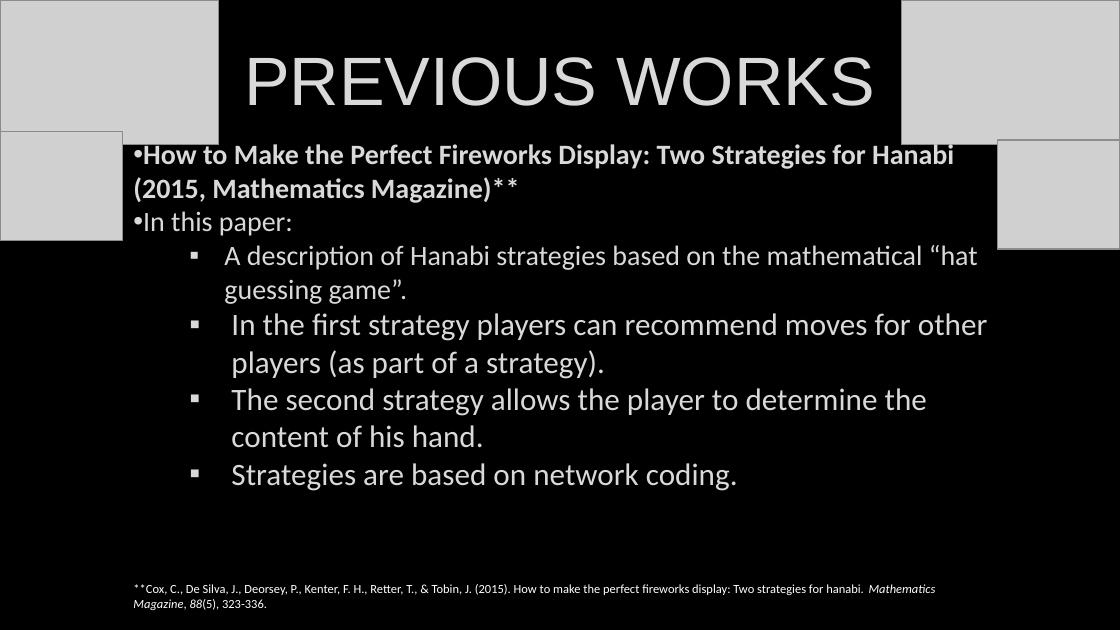
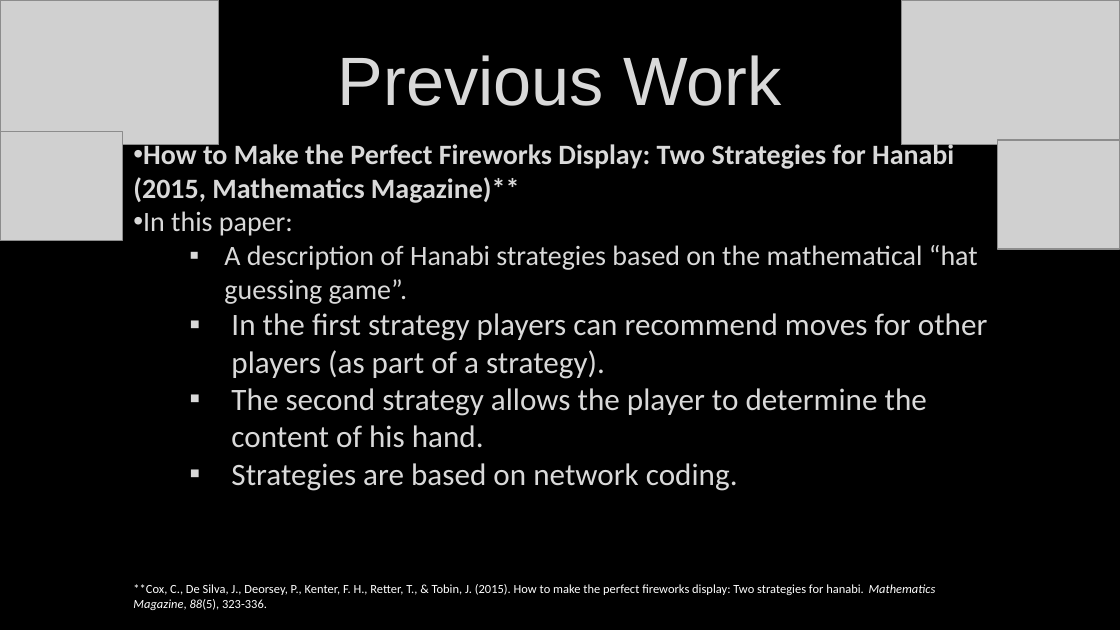
Before and after one commit to Untzi/ec_hanabi, a slide deck: slide 6 of hanabi (1).pptx. Drawn at 1120x630 pixels with LibreOffice and Linux fonts; fonts in the diff are those of the drawing; grey boxes stand for pictures. Boxes give left, top, right and bottom in pixels: in the first picture for what was removed or moved away, otherwise in the second. Text is boxed around its words. In the diff, an @@ line names an element or a change of style, - is before the commit and + after.

```diff
--- a/hanabi (1).pptx
+++ b/hanabi (1).pptx
@@ title at bbox=[338, 55, 781, 106]: text changed @@
-PREVIOUS WORKS
+Previous Work
```
Also in this commit, not shown: 4 other slides changed, 1 slide added.
